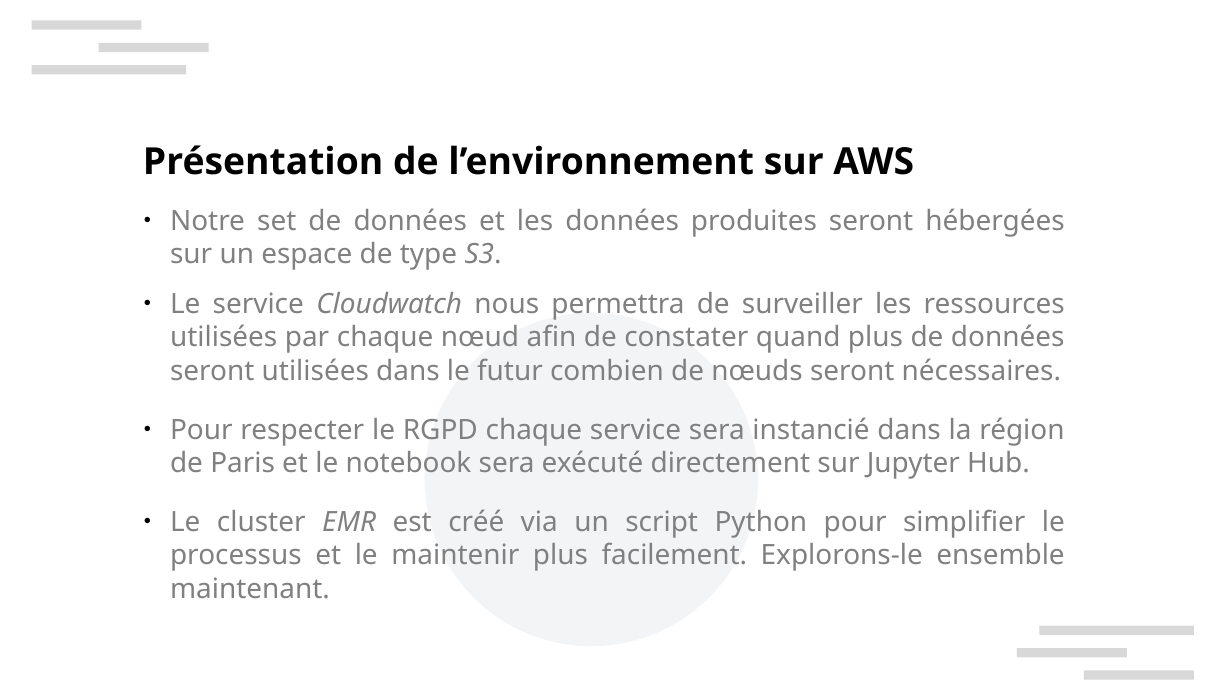
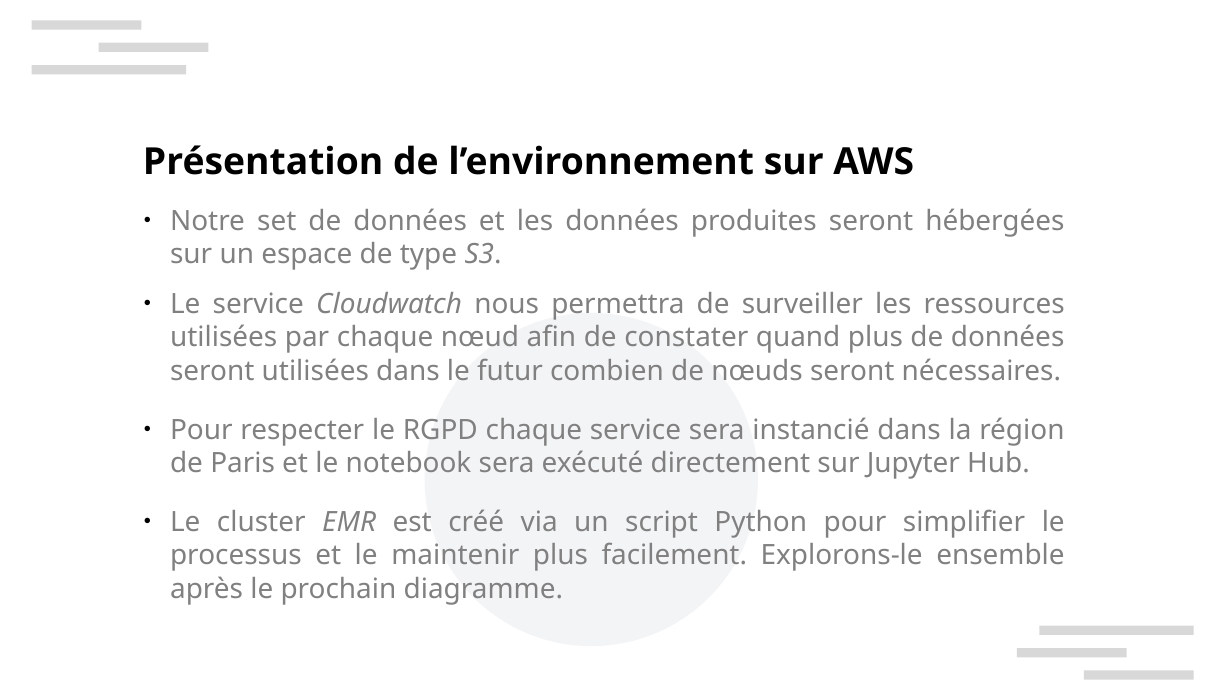
Before and after one commit to xbarrelet/ml-project-8, a slide deck: slide 10 of Barrelet_Xavier_2_presentation_102024.pptx. Drawn at 1232x693 pixels with LibreOffice and Linux fonts; fonts in the diff are those of the drawing; background and template pictures are left out. Boxes give left, top, right and bottom in pixels: in the first picture for what was removed or moved away, otherwise in the second. Text is boxed around its words. In the diff, an @@ line names an element or a change of style, - is before the commit and + after.

```diff
--- a/Barrelet_Xavier_2_presentation_102024.pptx
+++ b/Barrelet_Xavier_2_presentation_102024.pptx
@@ text at (x1=170, y1=509, x2=1065, y2=605): text changed @@
-● Le cluster EMR est créé via un script Python pour simplifier le processus et le maintenir plus facilement. Explorons-le ensemble maintenant.
+● Le cluster EMR est créé via un script Python pour simplifier le processus et le maintenir plus facilement. Explorons-le ensemble après le prochain diagramme.
```
Also in this commit, not shown: 3 other slides changed, 1 slide added, 6 other files.
